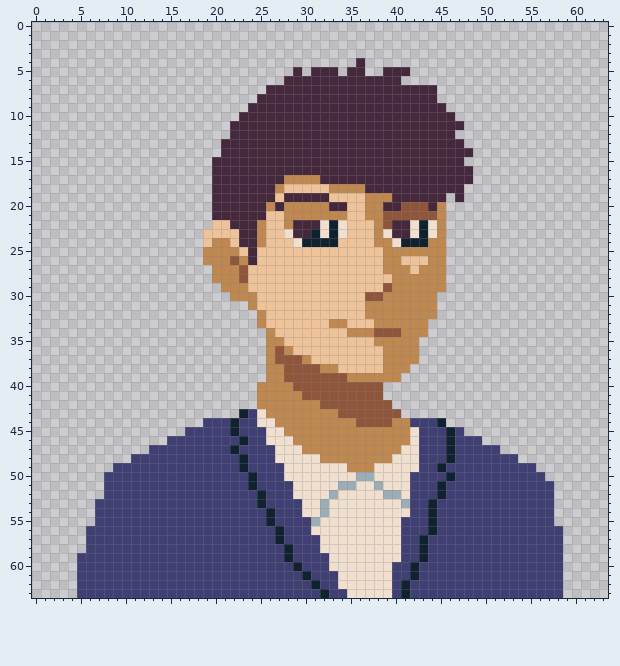
Pixel-art sprite -- sprites/portraits/tiago.png. This is how it looked before the edit.
The file is 64x64 pixels.
New version:
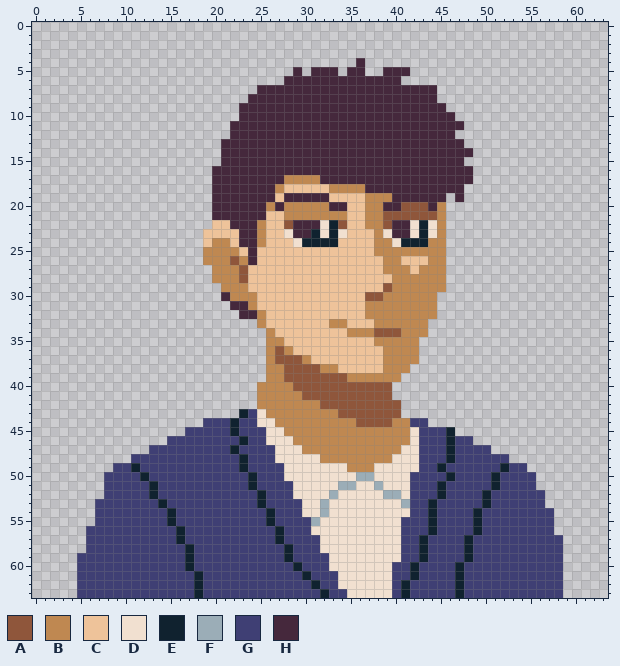
Palette (. is transparent): A #8f563b  B #bf8851  C #eec39a  D #f1e0d0  E #10222f  F #9badb7  G #3f3f74  H #45283c
Changes in this commit:
Colour A now appears in rows 40 to 41 at x 39; in row 42 at x 40.
The author changed colour B to colour A in row 22 at x 28.
The author changed colour D to colour A in row 22 at x 34.
The author changed colour C to colour B in row 22 at x 37; in row 25 at x 38.
The author changed colour G to colour E in row 49 at x 11 and 52; in row 50 at x 12 and 51; in row 51 at x 13 and 51; in row 52 at x 13 and 50; in row 53 at x 14 and 50; in rows 54 to 55 at x 15 and 49.
The author changed colour G to colour E in row 56 at x 16 and 49; in row 57 at x 16 and 48; in rows 58 to 59 at x 17 and 48; in row 60 at x 17 and 47; in rows 61 to 63 at x 18 and 47.
Colour H now appears in row 7 at x 25; in row 8 at x 24; in row 9 at x 23; in row 30 at x 21; in row 31 at x 22 to 23; in row 32 at x 23 to 24.
Colour E is removed in row 44 at x 45.
Colour G is removed in row 44 at x 44; in row 45 at x 47; in row 46 at x 49; in row 47 at x 51; in row 48 at x 53; in row 49 at x 55.
Colour G is removed in row 50 at x 56; in row 51 at x 56 to 57; in rows 52 to 53 at x 57; in row 56 at x 58.
Colour H is removed in row 15 at x 20.
